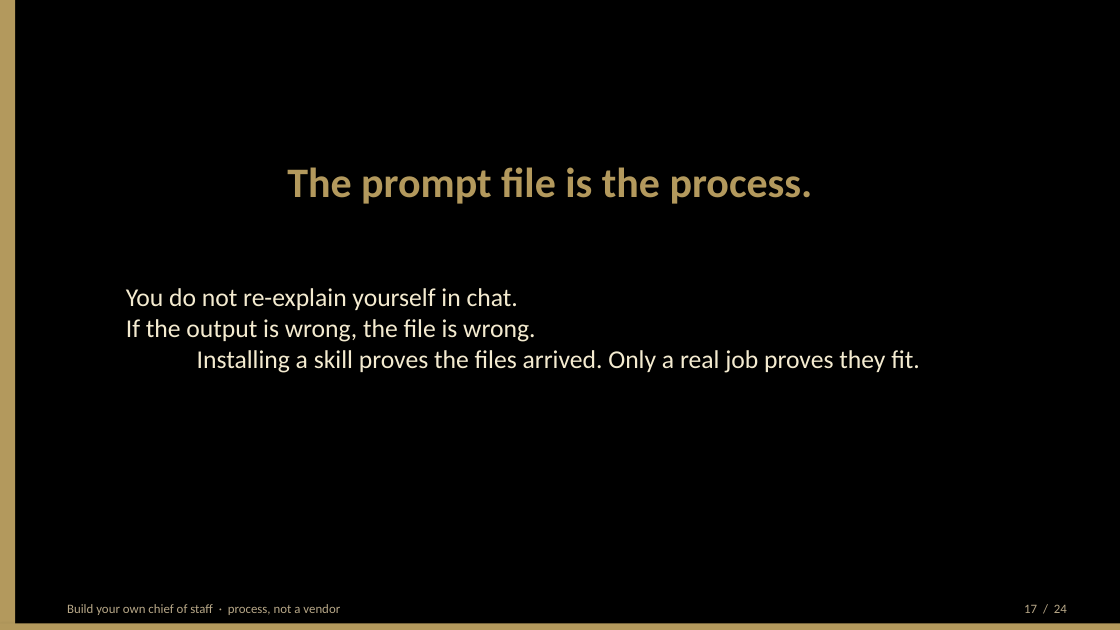
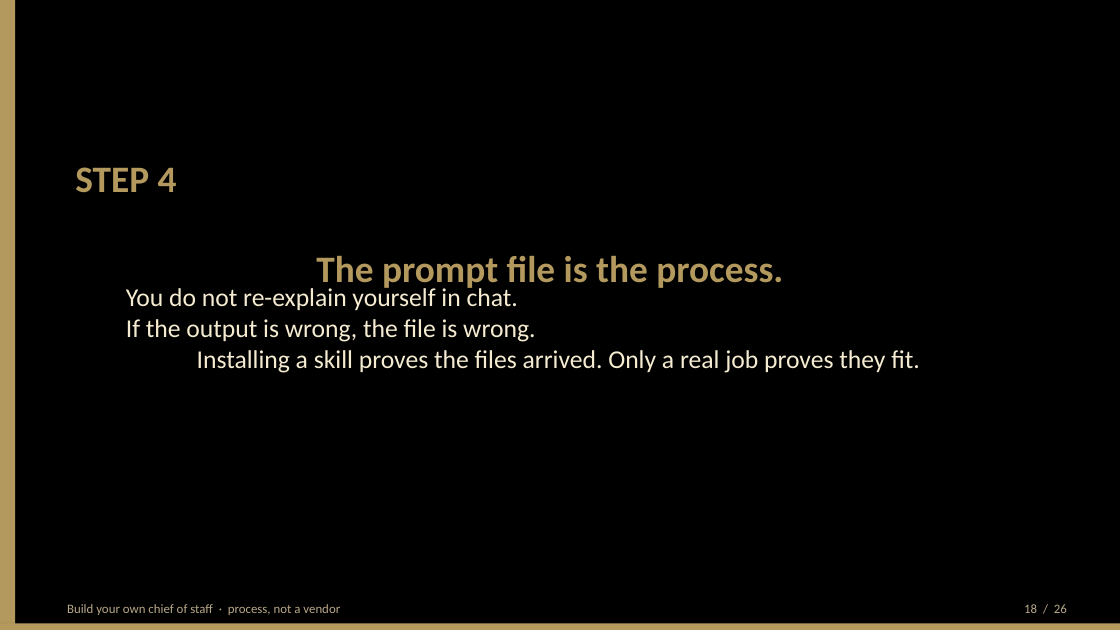
Before and after one commit to BittahCriminal/build-your-own-chief-of-staff, a slide deck: slide 18 of slides/building-your-own-chief-of-staff.pptx (slide 17 before the commit). Drawn at 1120x630 pixels with LibreOffice and Linux fonts; fonts in the diff are those of the drawing. Boxes give left, top, right and bottom in pixels: in the first picture for what was removed or moved away, otherwise in the second. Text is boxed around its words. In the diff, an @@ line names an element or a change of style, - is before the commit and + after.

```diff
--- a/slides/building-your-own-chief-of-staff.pptx
+++ b/slides/building-your-own-chief-of-staff.pptx
@@ text at (75, 167, 783, 292): text changed; size 36 to 32 pt @@
-The prompt file is the process.
+STEP 4
+The prompt file is the process.
@@ text at (1024, 604, 1067, 613): text changed @@
-17 / 24
+18 / 26
```
Also in this commit, not shown: 22 other slides changed, 3 slides added, 1 slide removed, 8 other files.
